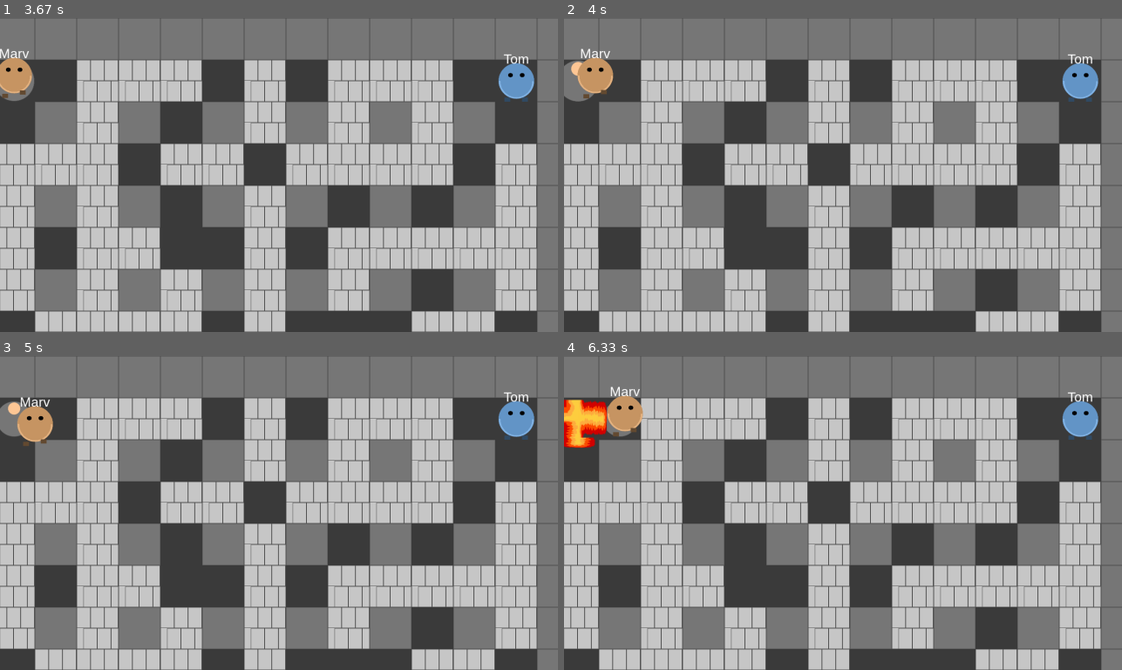
Above: before the commit, frames 1-4 (two rows, left to right).
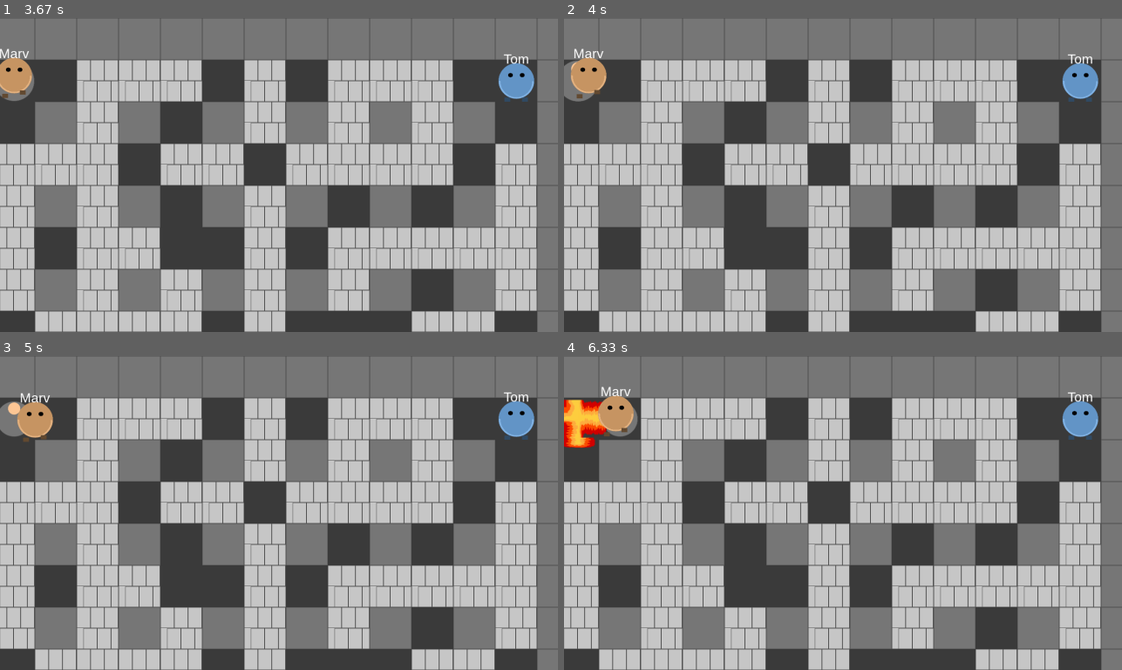
Above: after the commit, the same moments.

Repository: roborros/BomberMarv
Game: pygame game, started from pyBomberMarv.py
Same seed, same stepped clock (60 frames per second), same inputs: the game is played once before the commit and once after it.
Inputs:
- Up to frame 1 (3.67 s): hold D 0.33-0.8 s; tap Enter at 0.83 s; hold F11 1.17-1.63 s; hold W 1.17-1.63 s; tap F11 at 1.67 s; hold F11 2.5-2.97 s; tap Ctrl at 3, 3.4 s; hold W from 3.33 s (still down)
- Up to frame 2 (4 s): tap Ctrl at 3.7, 3.9 s; release W at 3.8 s; hold D from 3.83 s (still down)
- Up to frame 3 (5 s): tap Ctrl at 4.2, 4.4, 4.7, 4.97 s; release D at 4.3 s; hold A 4.33-4.87 s; hold S from 4.9 s (still down)
- Up to frame 4 (6.33 s): release S at 5.2 s; hold A 5.23-5.63 s; tap Ctrl at 5.3, 5.6, 5.73, 6.13 s; hold W 5.67-6.03 s; hold D from 6.07 s (still down)
The pictures show only the part of the screen within x 26-76%, y 0-50%; the shares and areas given below are measured in that part.

Frame 1 is identical in both runs. In frame 2, 0.5% of the frame differs, in the area x 1-9%, y 9-26%; in frame 3, 0.4%; in frame 4, 0.6%, in the area x 6-15%, y 9-26%.

Commit message:
create game.tick method and make current time the game state

Diff:
--- a/bm_classes.py
+++ b/bm_classes.py
@@ -193,6 +193,7 @@
         self.players = []
         self.game_state = "startup"
         self.startup_start_time = pygame.time.get_ticks()
+        self.current_time = self.startup_start_time
         self.window = pygame.display.set_mode(INITIAL_WINDOW_SIZE, pygame.RESIZABLE)
         self.clock = pygame.time.Clock()
         self.game_surface = pygame.Surface((BASE_WIDTH, BASE_HEIGHT))
@@ -280,3 +281,6 @@
                 if empty_cells and random.random() < QUAD_DAMAGE_PROBABILITY:
                     x, y = random.choice(empty_cells)
                     self.powerups.append(PowerUp(x, y, "quad_damage"))
+
+    def tick(self):
+        self.current_time = pygame.time.get_ticks()
--- a/bm_params.py
+++ b/bm_params.py
@@ -14,7 +14,7 @@
 
 CELL_SIZE = 100  # Cell size (overall resolution)
 
-PLAYER_SPEED = int(CELL_SIZE*2.5)  # Default player speed (pixels per second)
+PLAYER_SPEED = int(CELL_SIZE*1.5)  # Default player speed (pixels per second)
 
 PLAYER_DRAW_SCALE = 0.85     # Drawn sprite diameter = 85% of cell edge
 PLAYER_COLLISION_SCALE = 0.7 # Collision circle = 75% of cell edge
--- a/pyBomberMarv.py
+++ b/pyBomberMarv.py
@@ -28,14 +28,14 @@
 # BUG
 
 
-
 theGame = Game()
 theGame.init_game()
 
 
 while True:
-    dt = clock.tick(FPS)
-    current_time = pygame.time.get_ticks()
+    dt = clock.tick(FPS) # should be constant but when moved to params the game seems to by appx 30% faster, WHY?
+    theGame.tick()
+
     for event in pygame.event.get():
         if event.type == pygame.QUIT:
             pygame.quit()
@@ -55,14 +55,14 @@
                 if theGame.game_state in ["win", "champion", "startup"]:
                     theGame.init_game()
                     theGame.game_state = "playing"
-            elif theGame.game_state == "playing" and current_time >= theGame.game_start_time:
+            elif theGame.game_state == "playing" and theGame.current_time >= theGame.game_start_time:
                 for player in theGame.players:
                     if event.key == player.controls['bomb']:
-                        player.drop_bomb(theGame.bombs, current_time)
+                        player.drop_bomb(theGame.bombs, theGame.current_time)
 
     game_surface.fill(COLOR_BG)
     if theGame.game_state == "startup":
-        elapsed = current_time - theGame.startup_start_time
+        elapsed = theGame.current_time - theGame.startup_start_time
         if elapsed < 2000:
             alpha = 255
         elif elapsed < 2800:
@@ -80,11 +80,11 @@
         draw_title_page(game_surface, alpha)
 
     elif theGame.game_state == "playing":
-        if current_time < theGame.game_start_time:
+        if theGame.current_time < theGame.game_start_time:
             draw_board(game_surface, theGame)
             draw_powerups(game_surface, theGame)
-            draw_bombs(game_surface, current_time, theGame.bombs)
-            draw_explosions(game_surface, current_time, theGame.explosions)
+            draw_bombs(game_surface, theGame.current_time, theGame.bombs)
+            draw_explosions(game_surface, theGame.current_time, theGame.explosions)
             draw_players(game_surface,theGame.players)
             start_text = font_small.render("Get Ready!", True, (255, 255, 255))
             start_rect = start_text.get_rect(center=(BASE_WIDTH // 2, BASE_HEIGHT - 50))
@@ -94,8 +94,8 @@
                 player.update(dt, theGame.board, theGame.bombs)
             triggered_explosions = []
             for bomb in theGame.bombs[:]:
-                if bomb.update(current_time):
-                    exp = Explosion(theGame.get_explosion_cells(bomb), current_time, bomb.quad_damage)
+                if bomb.update(theGame.current_time):
+                    exp = Explosion(theGame.get_explosion_cells(bomb), theGame.current_time, bomb.quad_damage)
                     triggered_explosions.append(exp)
                     bomb.owner.active_bombs -= 1
                     theGame.bombs.remove(bomb)
@@ -108,7 +108,7 @@
                 chain_triggered = False
                 for bomb in theGame.bombs[:]:
                     if (bomb.x, bomb.y) in chain_cells:
-                        exp = Explosion(theGame.get_explosion_cells(bomb), current_time,bomb.quad_damage)
+                        exp = Explosion(theGame.get_explosion_cells(bomb), theGame.current_time,bomb.quad_damage)
                         triggered_explosions.append(exp)
                         for cell in exp.cells:
                             chain_cells.add(cell)
@@ -117,7 +117,7 @@
                         chain_triggered = True
             theGame.explosions.extend(triggered_explosions)
             for explosion in theGame.explosions[:]:
-                if not explosion.is_active(current_time):
+                if not explosion.is_active(theGame.current_time):
                     theGame.handle_explosion(explosion)
                     theGame.explosions.remove(explosion)
             for player in theGame.players:
@@ -133,7 +133,7 @@
                             bonus_sound.play()
                         elif pu.type == "quad_damage":
                             player.quad_damage = True
-                            player.quad_damage_start_time = current_time
+                            player.quad_damage_start_time = theGame.current_time
                             player.bomb_capacity += QUAD_DAMAGE_POWER
                             player.fire_power += QUAD_DAMAGE_POWER
                             qd_sound.play()
@@ -152,8 +152,8 @@
                     theGame.game_state = "win"
             draw_board(game_surface, theGame)
             draw_powerups(game_surface, theGame)
-            draw_bombs(game_surface, current_time, theGame.bombs)
-            draw_explosions(game_surface, current_time, theGame.explosions)
+            draw_bombs(game_surface, theGame.current_time, theGame.bombs)
+            draw_explosions(game_surface, theGame.current_time, theGame.explosions)
             draw_players(game_surface, theGame.players)
 
     elif theGame.game_state == "win":
